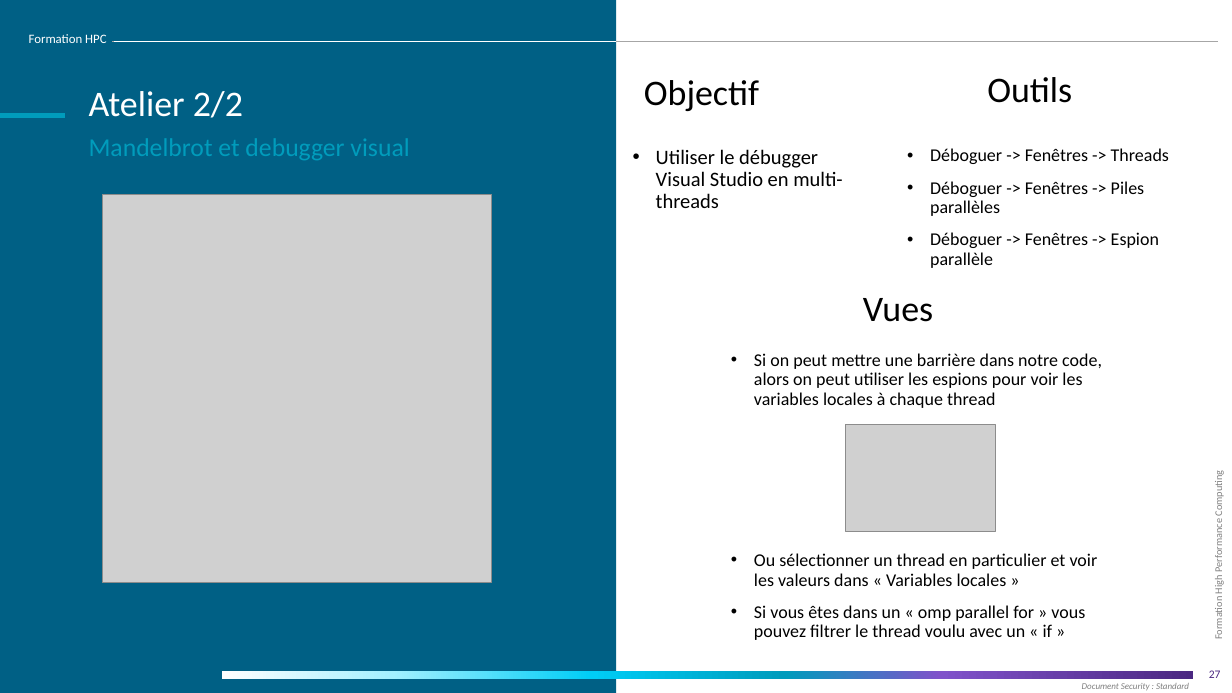
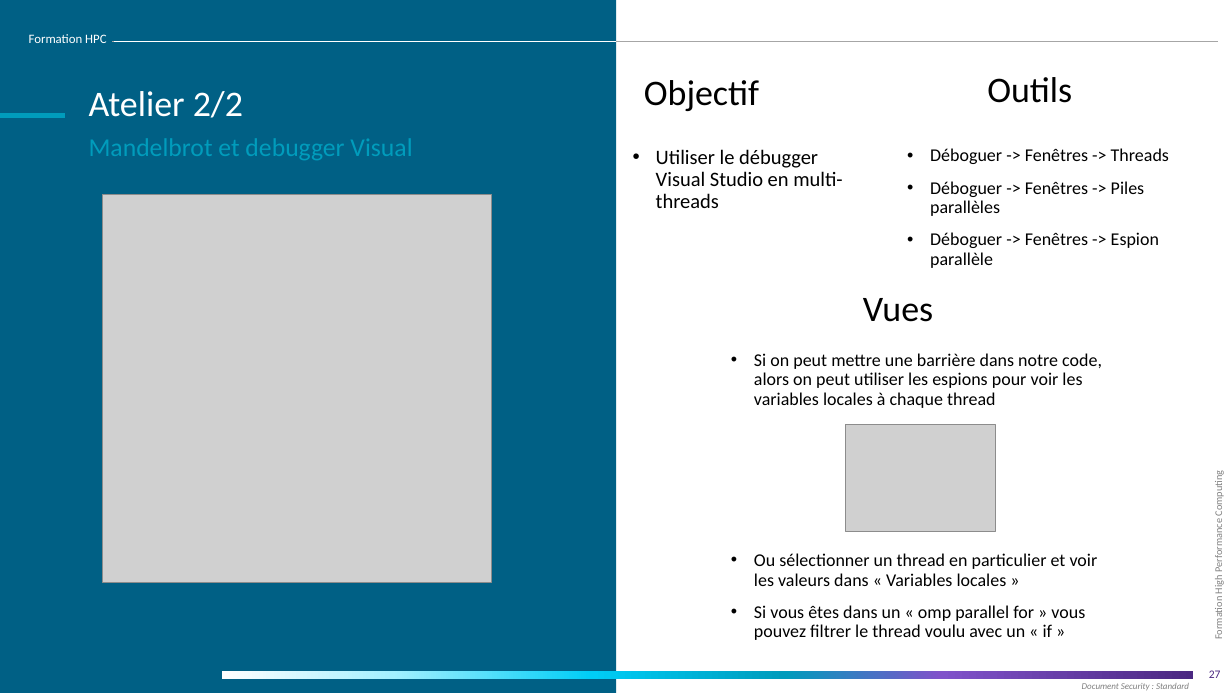
Before and after one commit to franckginguene/hpc_formation_scalian, a slide deck: slide 27 of Diapos/High_Performance_Computing_OpenMP.pptx. Drawn at 1232x693 pixels with LibreOffice and Linux fonts; fonts in the diff are those of the drawing; grey boxes stand for pictures; background and template pictures are left out. Boxes give left, top, right and bottom in pixels: in the first picture for what was removed or moved away, otherwise in the second. Text is boxed around its words. In the diff, an @@ line names an element or a change of style, - is before the commit and + after.

```diff
--- a/Diapos/High_Performance_Computing_OpenMP.pptx
+++ b/Diapos/High_Performance_Computing_OpenMP.pptx
@@ text at [89,138,412,160]: text changed @@
-Mandelbrot et debugger visual
+Mandelbrot et debugger Visual
```
Also in this commit, not shown: 6 other slides changed, 4 slides added, 2 other files.
